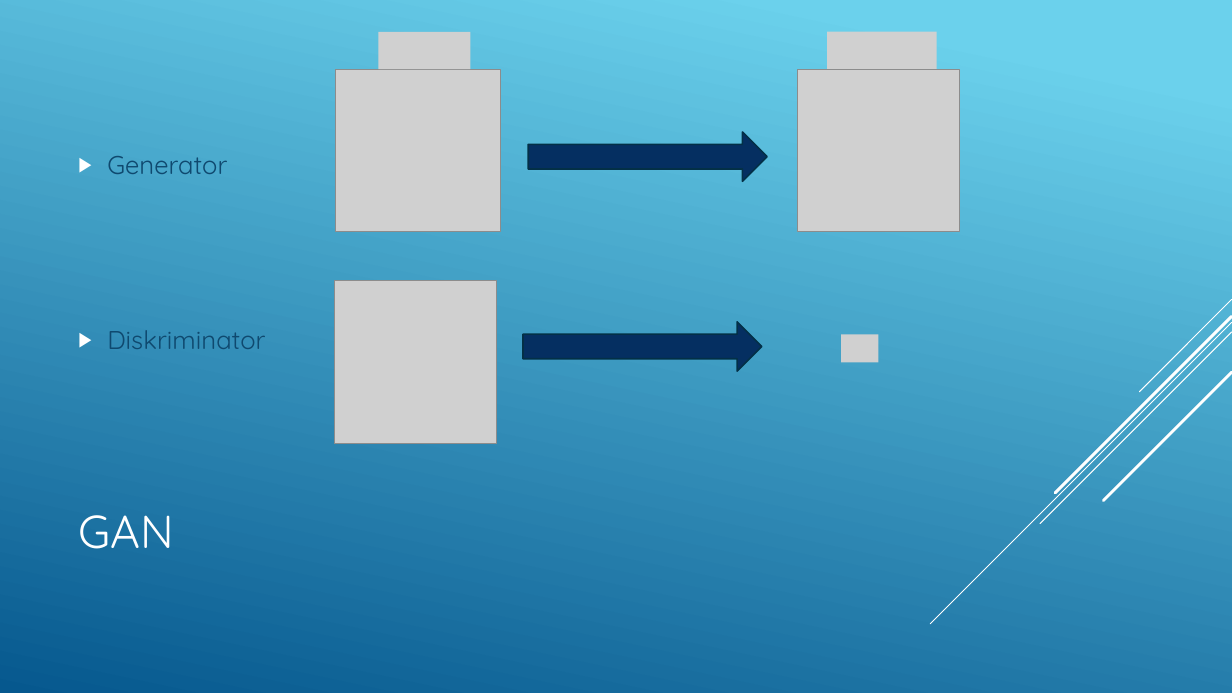
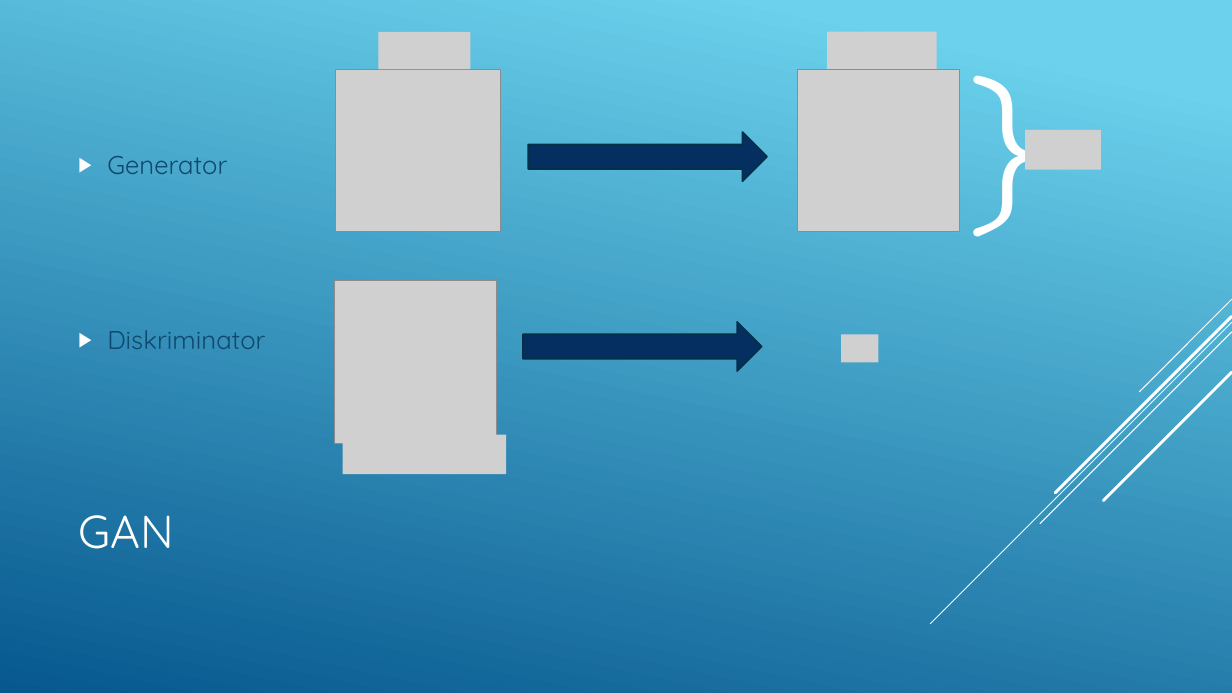
Before and after one commit to LucaRitz/informatik_seminar_gan, a slide deck: slide 5 of GAN.pptx (slide 4 before the commit). Drawn at 1232x693 pixels with LibreOffice and Linux fonts; fonts in the diff are those of the drawing; grey boxes stand for pictures. Boxes give left, top, right and bottom in pixels: in the first picture for what was removed or moved away, otherwise in the second. Text is boxed around its words. In the diff, an @@ line names an element or a change of style, - is before the commit and + after.

Commit message:
WIP gan

```diff
--- a/GAN.pptx
+++ b/GAN.pptx
@@ text added at bbox=[958, 20, 1039, 244], 138 pt, text #FFFFFF @@
+}
@@ picture added at bbox=[1025, 130, 1101, 170] @@
@@ picture added at bbox=[343, 434, 506, 474] @@
```
Also in this commit, not shown: 3 other slides changed, 1 slide added.
